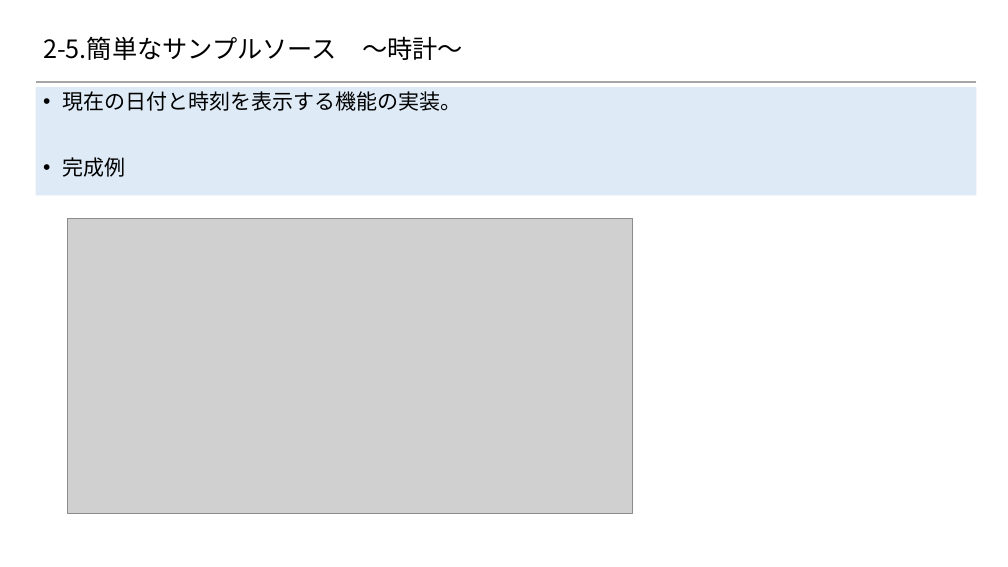
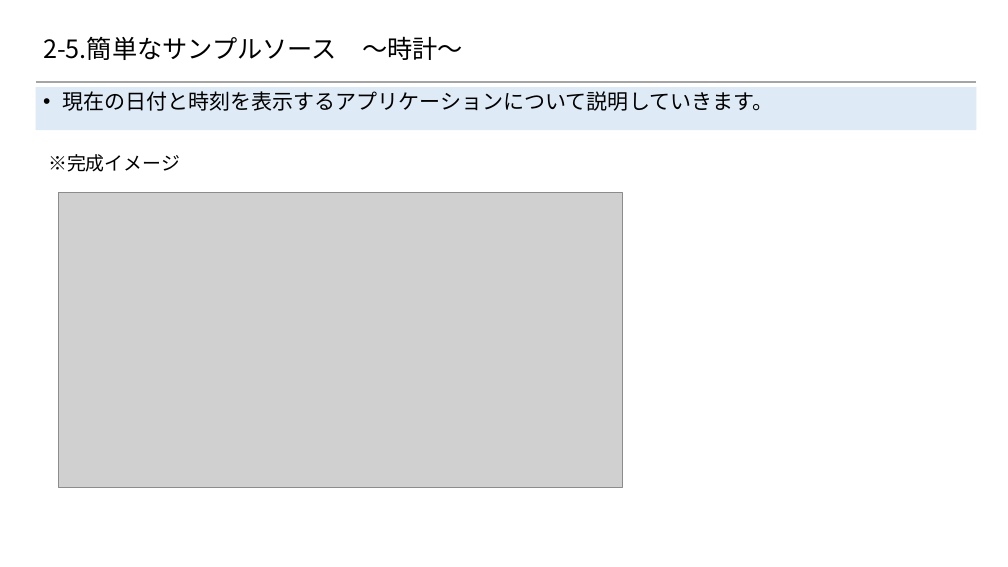
Before and after one commit to 2018SYSTEMI34/diary, a slide deck: slide 6 of doc/02_SlideShare/01.ネタ/２_Reactの基礎/2-6_簡単なサンプルソース.pptx (slide 5 before the commit). Drawn at 1008x567 pixels with LibreOffice and Linux fonts; fonts in the diff are those of the drawing; grey boxes stand for pictures; background and template pictures are left out. Boxes give left, top, right and bottom in pixels: in the first picture for what was removed or moved away, otherwise in the second. Text is boxed around its words. In the diff, an @@ line names an element or a change of style, - is before the commit and + after.

```diff
--- a/doc/02_SlideShare/01.ネタ/２_Reactの基礎/2-6_簡単なサンプルソース.pptx
+++ b/doc/02_SlideShare/01.ネタ/２_Reactの基礎/2-6_簡単なサンプルソース.pptx
@@ text "現在の日付と時刻を表示するアプリケーションについて説明していきます。": place and size @@
-text "現在の日付と時刻を表示するアプリケーションについて説明していきます。" at (36,87,976,195)
+text "現在の日付と時刻を表示するアプリケーションについて説明していきます。" at (36,87,976,130)
@@ text at (62,91,773,111): text changed @@
-• 現在の日付と時刻を表示する機能の実装。
-• 完成例
+• 現在の日付と時刻を表示するアプリケーションについて説明していきます。
@@ text added at (48,154,180,172), 18 pt, text #000000 @@
+※完成イメージ
@@ picture: place and size @@
-picture at (67,219,632,513)
+picture at (58,193,623,488)
```
Also in this commit, not shown: 6 other slides changed, 1 slide added.
